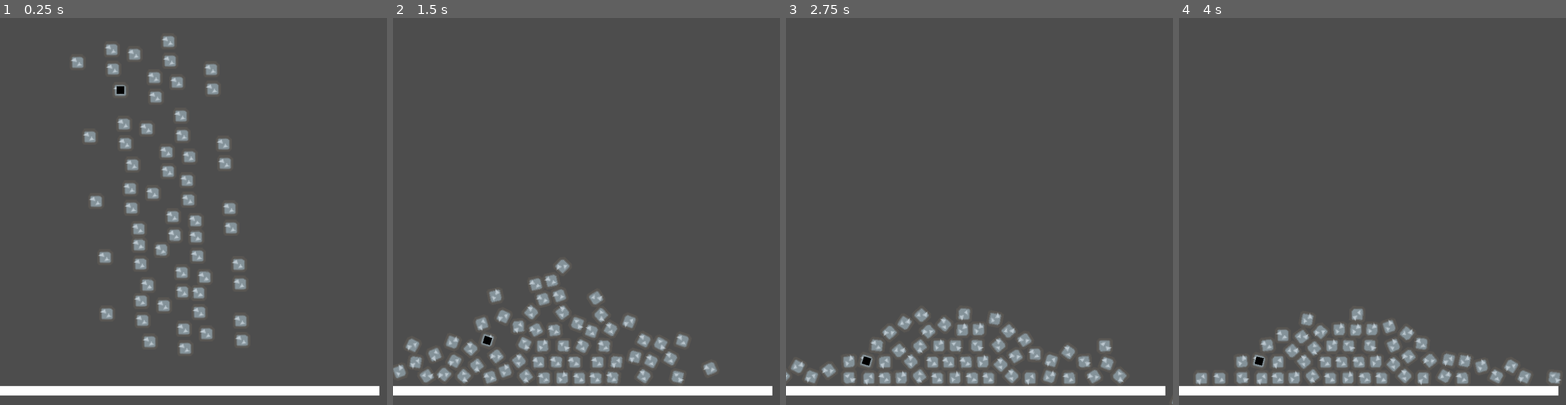
Above: before the commit, frames 1-4 (left to right).
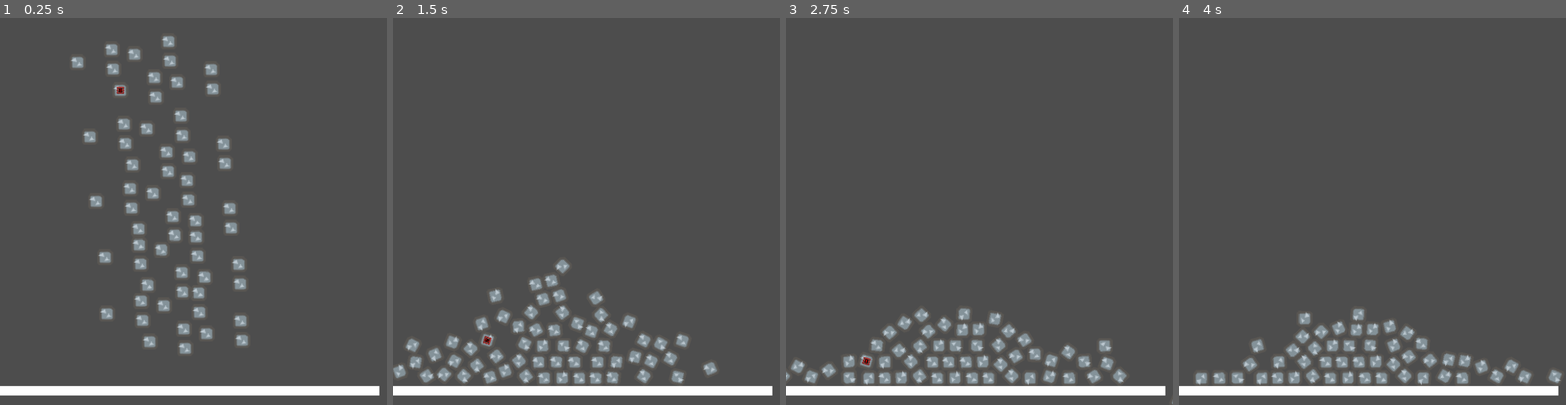
Above: after the commit, the same moments.

Repository: BeanPoleGamesDev/DynamiteParamedics
Game: Godot game, scene res://app/scenes/LevelOne.tscn
Same seed, same stepped clock (60 frames per second), same inputs: the game is played once before the commit and once after it.
Inputs:
- Up to frame 1 (0.25 s): no input
- Up to frame 2 (1.5 s): no input
- Up to frame 3 (2.75 s): no input
- Up to frame 4 (4 s): no input

The runs differ from the first frame. In frame 1, less than 0.1% of the frame differs, in the area x 30-33%, y 17-20%; in frame 2, less than 0.1%; in frame 3, less than 0.1%; in frame 4, 1.1%, in the area x 4-99%, y 75-95%.

Commit message:
added dynamite

Diff:
--- a/app/objects/Dynamite.tscn
+++ b/app/objects/Dynamite.tscn
@@ -1,22 +1,54 @@
-[gd_scene load_steps=4 format=3 uid="uid://5gyywbjp2kwa"]
+[gd_scene load_steps=6 format=3 uid="uid://5gyywbjp2kwa"]
 
-[sub_resource type="CanvasItemMaterial" id="CanvasItemMaterial_aunr1"]
-blend_mode = 2
-
-[sub_resource type="CanvasTexture" id="CanvasTexture_w6l6m"]
+[ext_resource type="Script" path="res://app/objects/dynamite.gd" id="1_4dkje"]
+[ext_resource type="Texture2D" uid="uid://ch5homj2xao41" path="res://assets/Dynamite-SpriteSheet.png" id="2_8qflc"]
 
 [sub_resource type="CircleShape2D" id="CircleShape2D_rwcx2"]
 radius = 43.0
 
+[sub_resource type="Animation" id="Animation_jaarn"]
+resource_name = "explosion"
+length = 3.0
+tracks/0/type = "value"
+tracks/0/imported = false
+tracks/0/enabled = true
+tracks/0/path = NodePath("Sprite2D:frame")
+tracks/0/interp = 1
+tracks/0/loop_wrap = true
+tracks/0/keys = {
+"times": PackedFloat32Array(-0.2, 0.8, 1.8),
+"transitions": PackedFloat32Array(1, 1, 1),
+"update": 1,
+"values": [0, 1, 2]
+}
+
+[sub_resource type="AnimationLibrary" id="AnimationLibrary_y7m1c"]
+_data = {
+"explosion": SubResource("Animation_jaarn")
+}
+
 [node name="Dynamite" type="Node2D"]
+script = ExtResource("1_4dkje")
+
+[node name="area_of_affect" type="Area2D" parent="."]
+
+[node name="CollisionShape2D" type="CollisionShape2D" parent="area_of_affect"]
+shape = SubResource("CircleShape2D_rwcx2")
 
 [node name="Sprite2D" type="Sprite2D" parent="."]
-material = SubResource("CanvasItemMaterial_aunr1")
+texture_filter = 1
 position = Vector2(-4.76837e-07, 5.96046e-07)
-scale = Vector2(16, 16)
-texture = SubResource("CanvasTexture_w6l6m")
+texture = ExtResource("2_8qflc")
+hframes = 4
 
-[node name="Area2D" type="Area2D" parent="."]
+[node name="dynamite_fuse_timer" type="Timer" parent="."]
+process_callback = 0
+wait_time = 3.0
+one_shot = true
 
-[node name="CollisionShape2D" type="CollisionShape2D" parent="Area2D"]
-shape = SubResource("CircleShape2D_rwcx2")
+[node name="AnimationPlayer" type="AnimationPlayer" parent="."]
+libraries = {
+"": SubResource("AnimationLibrary_y7m1c")
+}
+
+[connection signal="timeout" from="dynamite_fuse_timer" to="." method="_on_dynamite_fuse_timer_timeout"]
--- a/app/objects/dynamite.gd
+++ b/app/objects/dynamite.gd
@@ -1,6 +1,14 @@
 extends Node2D
 
-var fuse = 0
+@export var fuse_time = 3.0
+var lit = false
+@onready var dynamite_fuse_timer = $dynamite_fuse_timer
+@onready var area_of_affect = $area_of_affect
+@onready var animation_player = $AnimationPlayer
+
+const EXPLOSION_EFFECT = preload("res://app/objects/explosion_effect.tscn")
+
+var knockback_power = 500.0
 
 # Called when the node enters the scene tree for the first time.
 func _ready() -> void:
@@ -12,10 +20,33 @@
 	pass
 
 func _physics_process(delta: float) -> void:
-	fuse = fuse+1
+	light_fuse()
 
-	if (fuse > 1.5):
-		# explode
-		var explosionAreaOfEffect = get_node('Area2D')
 
-	pass
+
+
+func do_knockback(knockbacked_body):
+	if knockbacked_body.is_in_group("knockback") or knockbacked_body is RigidBody2D:
+		knockbacked_body.linear_velocity += global_position.direction_to(knockbacked_body.global_position) * knockback_power
+
+func light_fuse():
+	if lit == false:
+		dynamite_fuse_timer.start(fuse_time)
+		animation_player.play("explosion")
+
+	lit = true
+
+func _on_dynamite_fuse_timer_timeout():
+	blow_up()
+
+func blow_up():
+	do_explosion_effect()
+	if area_of_affect.has_overlapping_bodies():
+		for body in area_of_affect.get_overlapping_bodies():
+			do_knockback(body)
+	get_parent().queue_free()
+
+func do_explosion_effect():
+	var new_explosion = EXPLOSION_EFFECT.instantiate()
+	new_explosion.global_position = global_position
+	get_tree().current_scene.add_child(new_explosion)
--- /dev/null
+++ b/app/objects/explosion_effect.gd
@@ -0,0 +1,15 @@
+extends Node2D
+
+
+# Called when the node enters the scene tree for the first time.
+func _ready():
+	pass # Replace with function body.
+
+
+# Called every frame. 'delta' is the elapsed time since the previous frame.
+func _process(delta):
+	pass
+
+
+func _on_animated_sprite_2d_animation_finished():
+	queue_free()
--- /dev/null
+++ b/app/objects/explosion_effect.tscn
@@ -0,0 +1,64 @@
+[gd_scene load_steps=10 format=3 uid="uid://24flq08an8bq"]
+
+[ext_resource type="Texture2D" uid="uid://h2wnbtyubgn2" path="res://assets/Explosion-SpriteSheet.png" id="1_1p0mm"]
+[ext_resource type="Script" path="res://app/objects/explosion_effect.gd" id="1_6xm2v"]
+
+[sub_resource type="AtlasTexture" id="AtlasTexture_0nhfx"]
+atlas = ExtResource("1_1p0mm")
+region = Rect2(0, 0, 64, 64)
+
+[sub_resource type="AtlasTexture" id="AtlasTexture_ghrrd"]
+atlas = ExtResource("1_1p0mm")
+region = Rect2(64, 0, 64, 64)
+
+[sub_resource type="AtlasTexture" id="AtlasTexture_p3eco"]
+atlas = ExtResource("1_1p0mm")
+region = Rect2(128, 0, 64, 64)
+
+[sub_resource type="AtlasTexture" id="AtlasTexture_snfsm"]
+atlas = ExtResource("1_1p0mm")
+region = Rect2(192, 0, 64, 64)
+
+[sub_resource type="AtlasTexture" id="AtlasTexture_p7eet"]
+atlas = ExtResource("1_1p0mm")
+region = Rect2(256, 0, 64, 64)
+
+[sub_resource type="AtlasTexture" id="AtlasTexture_tjps1"]
+atlas = ExtResource("1_1p0mm")
+region = Rect2(320, 0, 64, 64)
+
+[sub_resource type="SpriteFrames" id="SpriteFrames_x3y3r"]
+animations = [{
+"frames": [{
+"duration": 1.0,
+"texture": SubResource("AtlasTexture_0nhfx")
+}, {
+"duration": 1.0,
+"texture": SubResource("AtlasTexture_ghrrd")
+}, {
+"duration": 1.0,
+"texture": SubResource("AtlasTexture_p3eco")
+}, {
+"duration": 1.0,
+"texture": SubResource("AtlasTexture_snfsm")
+}, {
+"duration": 1.0,
+"texture": SubResource("AtlasTexture_p7eet")
+}, {
+"duration": 1.0,
+"texture": SubResource("AtlasTexture_tjps1")
+}],
+"loop": false,
+"name": &"default",
+"speed": 10.0
+}]
+
+[node name="explosion_effect" type="Node2D"]
+texture_filter = 1
+script = ExtResource("1_6xm2v")
+
+[node name="AnimatedSprite2D" type="AnimatedSprite2D" parent="."]
+sprite_frames = SubResource("SpriteFrames_x3y3r")
+autoplay = "default"
+
+[connection signal="animation_finished" from="AnimatedSprite2D" to="." method="_on_animated_sprite_2d_animation_finished"]
--- a/app/scenes/LevelOne.tscn
+++ b/app/scenes/LevelOne.tscn
@@ -1,17 +1,15 @@
-[gd_scene load_steps=5 format=3 uid="uid://br6wr6v8oulnp"]
+[gd_scene load_steps=4 format=3 uid="uid://br6wr6v8oulnp"]
 
 [ext_resource type="PackedScene" uid="uid://dics4vpm8vwke" path="res://app/scenes/LevelBase.tscn" id="1_6tp2w"]
 [ext_resource type="PackedScene" uid="uid://ccevlx5p0brdm" path="res://app/objects/Blocks/Square.tscn" id="2_d1tcx"]
 [ext_resource type="PackedScene" uid="uid://5gyywbjp2kwa" path="res://app/objects/Dynamite.tscn" id="3_pk5hu"]
-[ext_resource type="Script" path="res://app/objects/dynamite.gd" id="4_ujfwl"]
 
 [node name="LevelBase" instance=ExtResource("1_6tp2w")]
 
 [node name="Block" parent="." index="0" instance=ExtResource("2_d1tcx")]
 position = Vector2(254, 124)
 
-[node name="Dynamite" parent="Block" index="5" instance=ExtResource("3_pk5hu")]
-script = ExtResource("4_ujfwl")
+[node name="Dynamite" parent="Block" index="4" instance=ExtResource("3_pk5hu")]
 
 [node name="Block2" parent="." index="1" instance=ExtResource("2_d1tcx")]
 position = Vector2(164, 65)
--- a/project.godot
+++ b/project.godot
@@ -12,7 +12,7 @@
 
 config/name="DynamiteParamedics"
 run/main_scene="res://app/scenes/LevelOne.tscn"
-config/features=PackedStringArray("4.3", "GL Compatibility")
+config/features=PackedStringArray("4.2", "GL Compatibility")
 config/icon="res://icon.svg"
 
 [display]
Not shown, removed: _graphics/blocks.svg.import
Not shown: 1 places in app/objects/Blocks/2x1Rectangle.tscn that only renumber resources
Not shown: 1 places in app/objects/Blocks/3x1Rectangle.tscn that only renumber resources
Not shown: 1 places in app/objects/Blocks/4x2Corner.tscn that only renumber resources
Not shown, removed: assets/Ambulance.png.import
Not shown, removed: assets/CheckerBoard.png.import
Not shown, removed: assets/CheckeredFlag.png.import
Not shown, removed: assets/Dynamite-SpriteSheet.png.import
Not shown, removed: assets/Explosion-SpriteSheet.png.import
Not shown, removed: assets/SoundEffects/explosion-91872.mp3.import
Not shown, removed: assets/SoundEffects/rock-break.mp3.import
Not shown, removed: assets/SoundEffects/sfx-helicopter.mp3.import
(and 25 more such lines)
